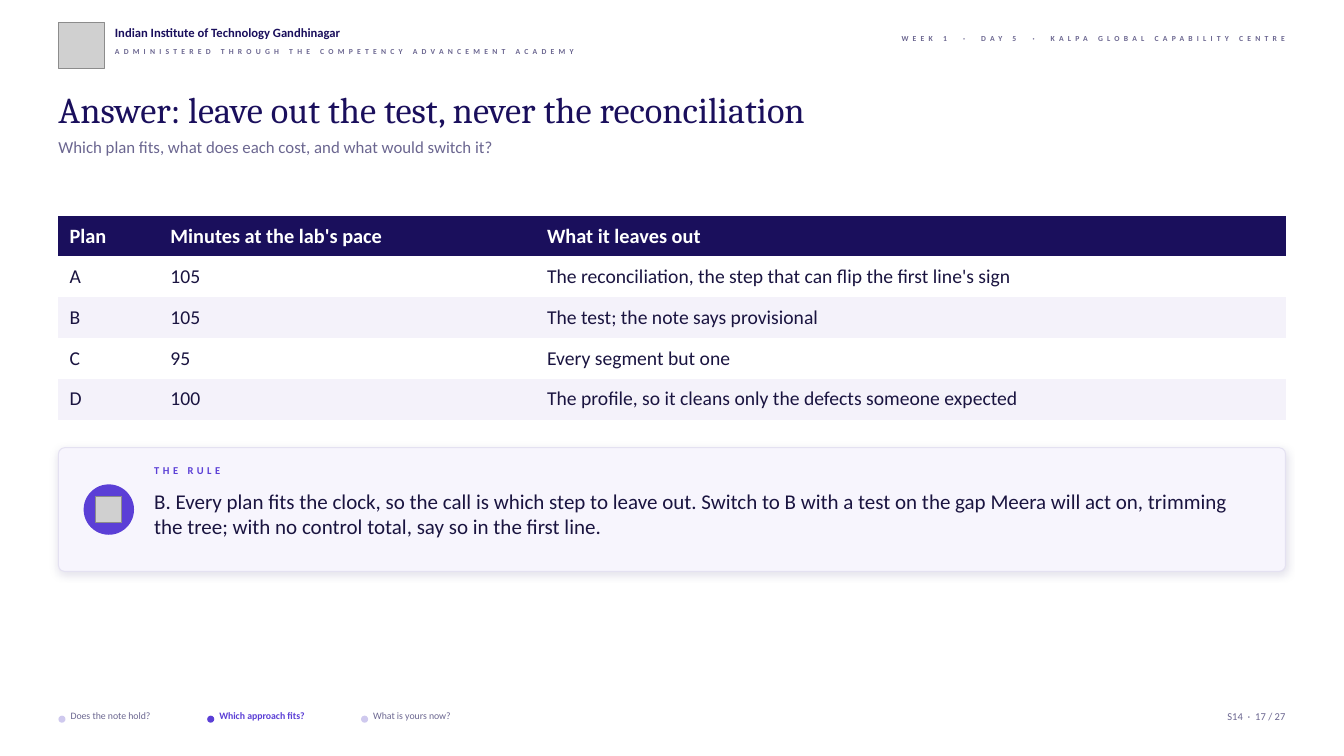
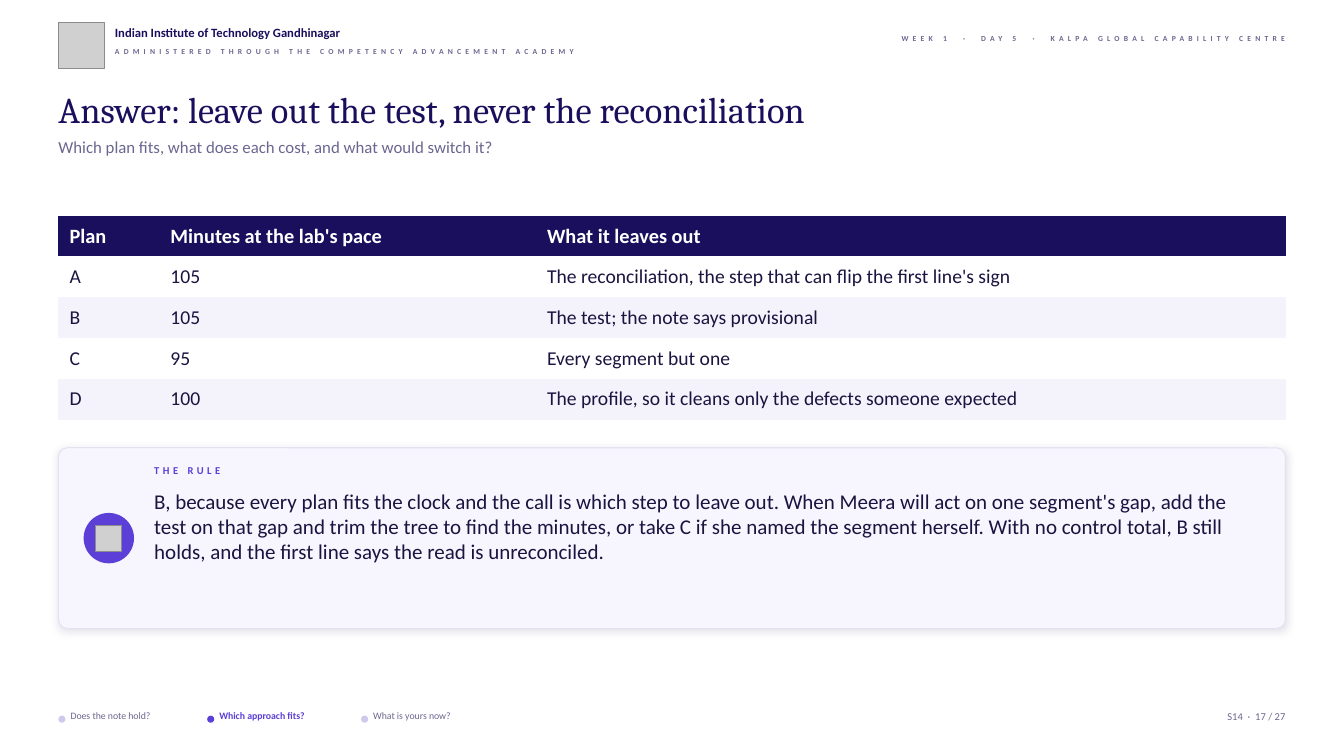
Before and after one commit to fde-academy-lab/c2-content-factory, a slide deck: slide 17 of content/W01/D5/slides/C2_W01_D05_rehearsal_STUDENT.pptx. Drawn at 1344x756 pixels with LibreOffice and Linux fonts; fonts in the diff are those of the drawing; grey boxes stand for pictures; background and template pictures are left out. Boxes give left, top, right and bottom in pixels: in the first picture for what was removed or moved away, otherwise in the second. Text is boxed around its words. In the diff, an @@ line names an element or a change of style, - is before the commit and + after.

```diff
--- a/content/W01/D5/slides/C2_W01_D05_rehearsal_STUDENT.pptx
+++ b/content/W01/D5/slides/C2_W01_D05_rehearsal_STUDENT.pptx
@@ rounded rectangle: place and size @@
-rounded rectangle at (58,448,1286,572)
+rounded rectangle at (58,448,1286,628)
@@ text at (154,494,1226,563): text changed @@
-B. Every plan fits the clock, so the call is which step to leave out. Switch to B with a test on the gap Meera will act on, trimming the tree; with no control total, say so in the first line.
+B, because every plan fits the clock and the call is which step to leave out. When Meera will act on one segment's gap, add the test on that gap and trim the tree to find the minutes, or take C if she named the segment herself. With no control total, B still holds, and the first line says the read is unreconciled.
@@ ellipse: place and size @@
-ellipse at (84,485,134,535)
+ellipse at (84,513,134,564)
@@ picture: place and size @@
-picture at (96,497,122,523)
+picture at (96,525,122,552)
```
Also in this commit, not shown: 2 other slides changed, 12 other files.
